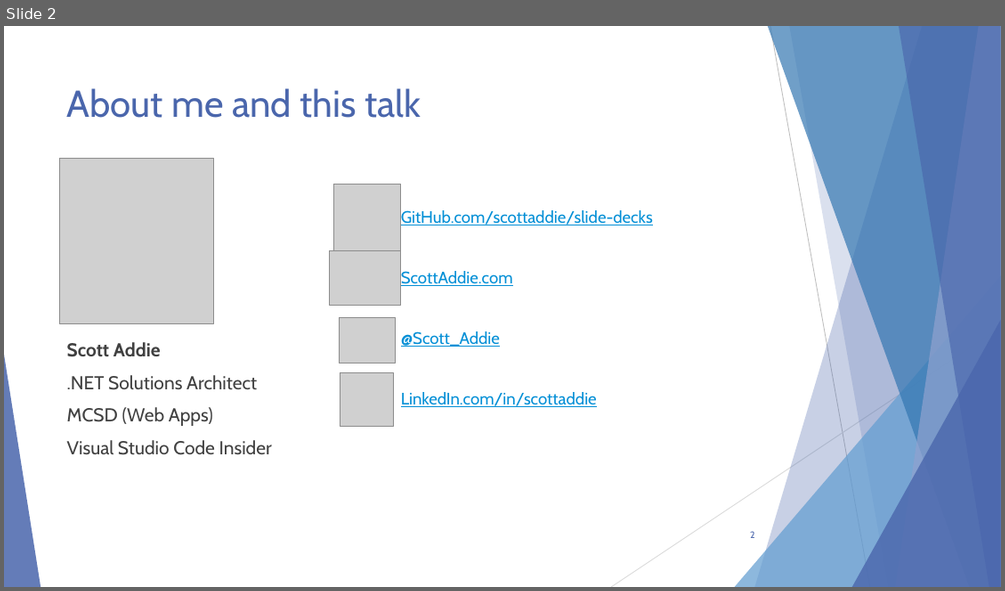
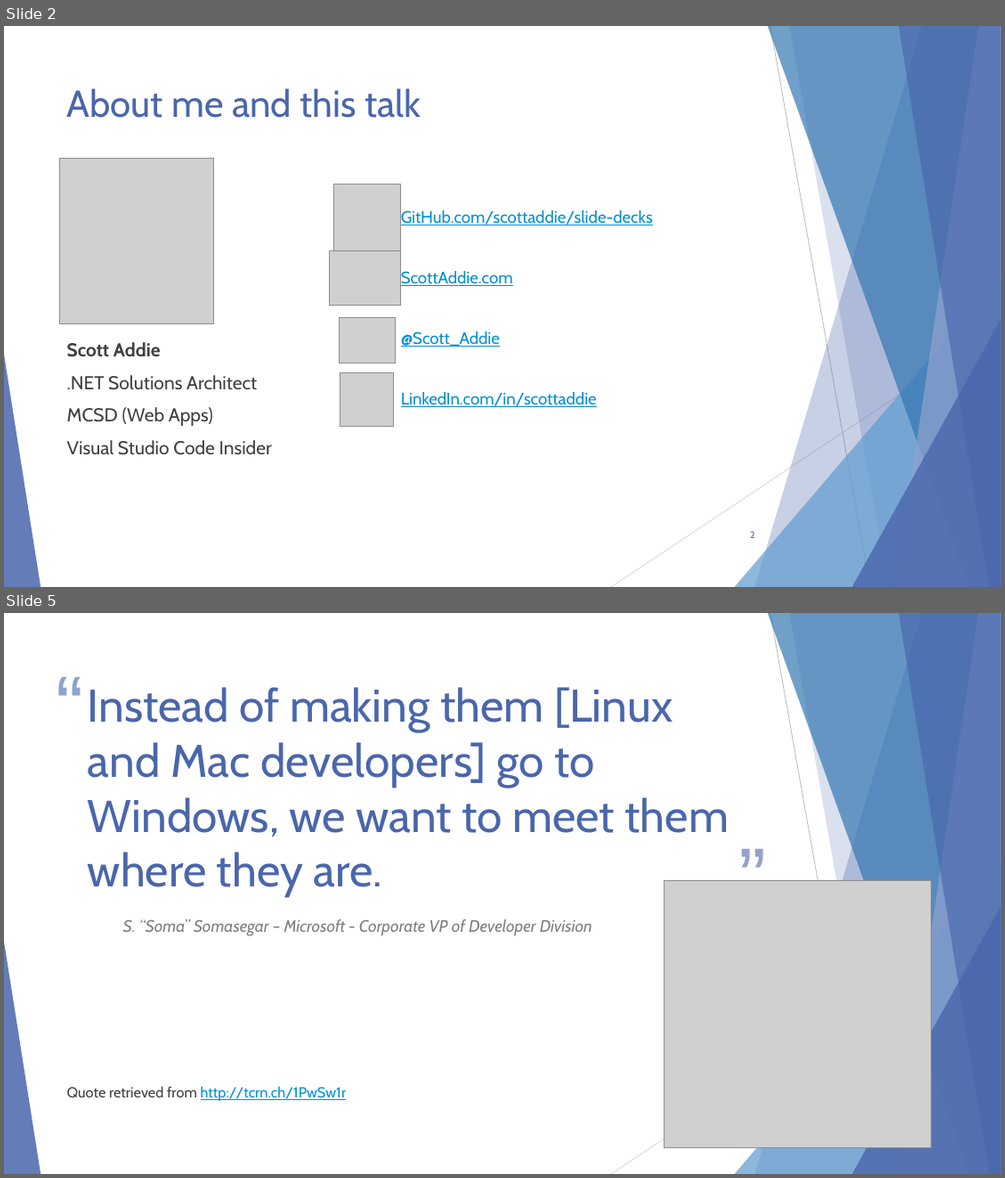
Before and after one commit to scottaddie/slide-decks, a slide deck: Intro to JavaScript Tooling in VS Code.pptx. Shown one above the other, each under a label of ours: slide 2 before the commit, slides 2 and 5 after it; the slides between them are not shown. The pictures are 1005x591 and 1005x1178 pixels, drawn with LibreOffice and Linux fonts; fonts in the diff are those of the drawing; grey boxes stand for pictures. Boxes give left, top, right and bottom in pixels: in the first picture for what was removed or moved away, otherwise in the second. Text is boxed around its words. In the diff, an @@ line names an element or a change of style, - is before the commit and + after.

```diff
--- a/Intro to JavaScript Tooling in VS Code.pptx
+++ b/Intro to JavaScript Tooling in VS Code.pptx
@@ slide 5 added at bbox=[4, 613, 1001, 1174], background #FFFFFF; not listed: 10 template elements that a slide beside it also shows @@
@@ text added at bbox=[48, 677, 98, 725], 80 pt, text #90A2CF @@
+“
@@ title added at bbox=[88, 687, 728, 896], 44 pt, text #4A66AC @@
+Instead of making them [Linux and Mac developers] go to Windows, we want to meet them where they are.
@@ text added at bbox=[732, 850, 782, 897], 80 pt, text #90A2CF @@
+”
@@ picture added at bbox=[664, 881, 931, 1148] @@
@@ text added at bbox=[123, 919, 592, 936], 16 pt, text #808080, italic @@
+S. “Soma” Somasegar – Microsoft - Corporate VP of Developer Division
@@ text added at bbox=[67, 1086, 347, 1101], 14 pt, text #038FD6, underline @@
+Quote retrieved from http://tcrn.ch/1PwSw1r
```
Also in this commit, not shown: 1 slide changed, 1 other slide added.
